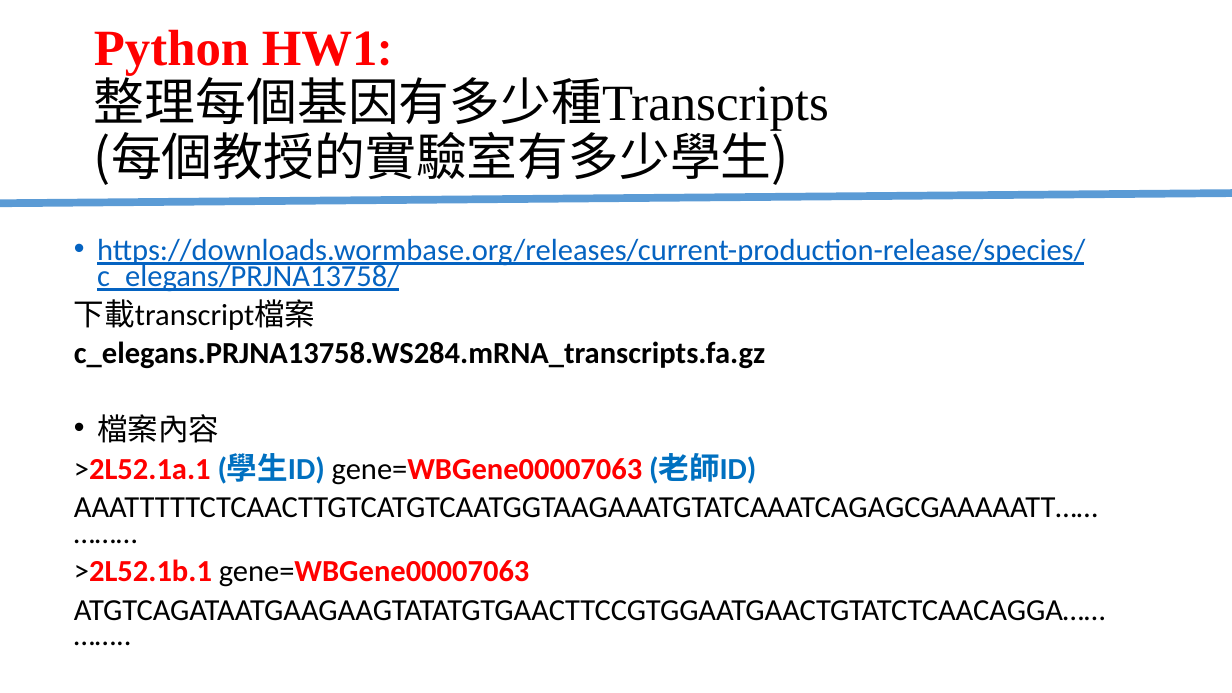
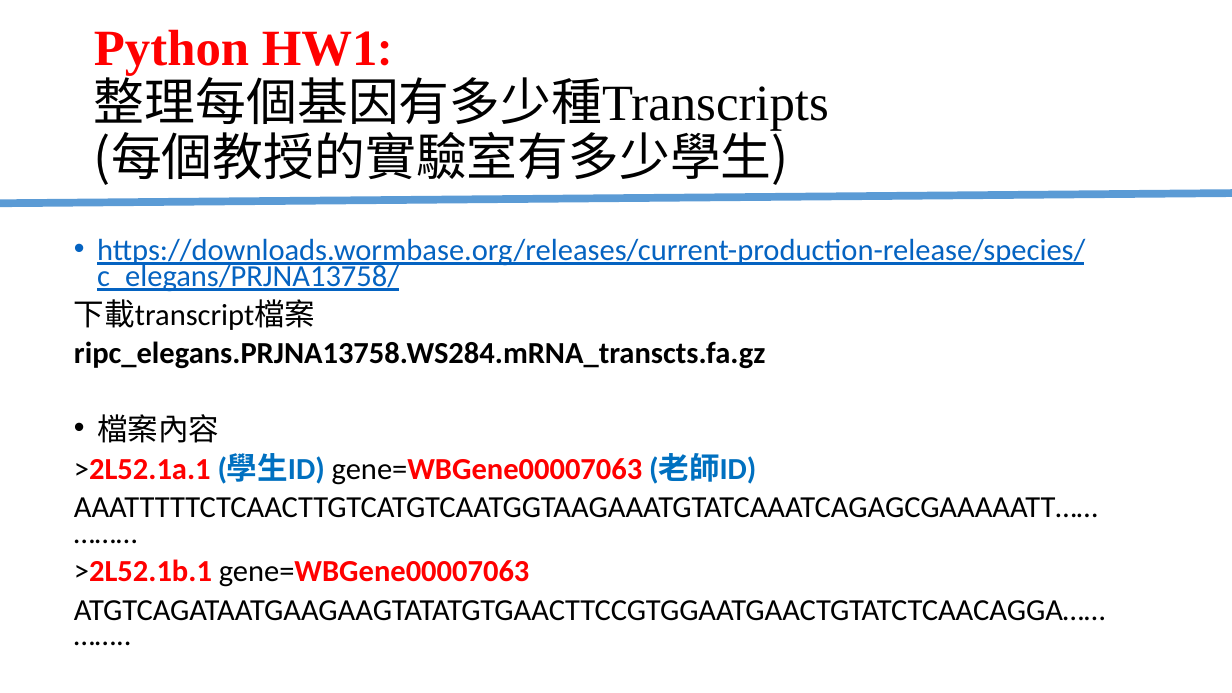
Before and after one commit to RyanCCJ/2022_Lab_Training, a slide deck: slide 5 of Homework/2022年暑期新生訓練成果project.pptx. Drawn at 1232x693 pixels with LibreOffice and Linux fonts; fonts in the diff are those of the drawing. Boxes give left, top, right and bottom in pixels: in the first picture for what was removed or moved away, otherwise in the second. Text is boxed around its words. In the diff, an @@ line names an element or a change of style, - is before the commit and + after.

```diff
--- a/Homework/2022年暑期新生訓練成果project.pptx
+++ b/Homework/2022年暑期新生訓練成果project.pptx
@@ text at bbox=[74, 341, 765, 368]: text changed @@
-c_elegans.PRJNA13758.WS284.mRNA_transcripts.fa.gz
+ripc_elegans.PRJNA13758.WS284.mRNA_transcts.fa.gz
```
Also in this commit, not shown: 3 other slides changed, 7 slides added.
